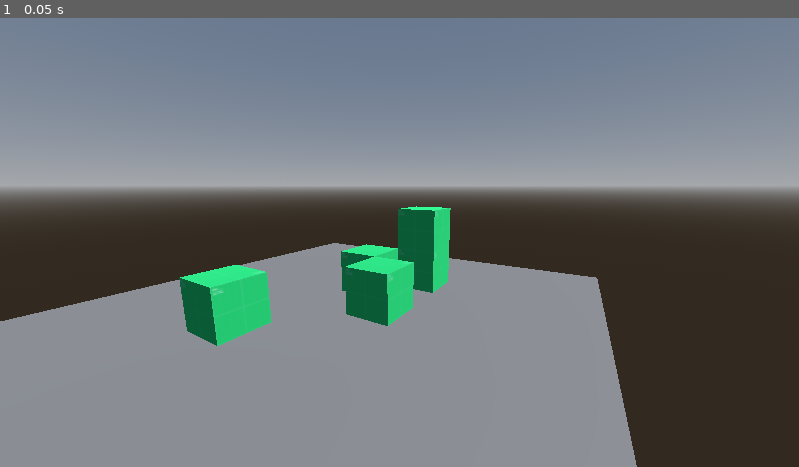
Above: before the commit, frame 1.
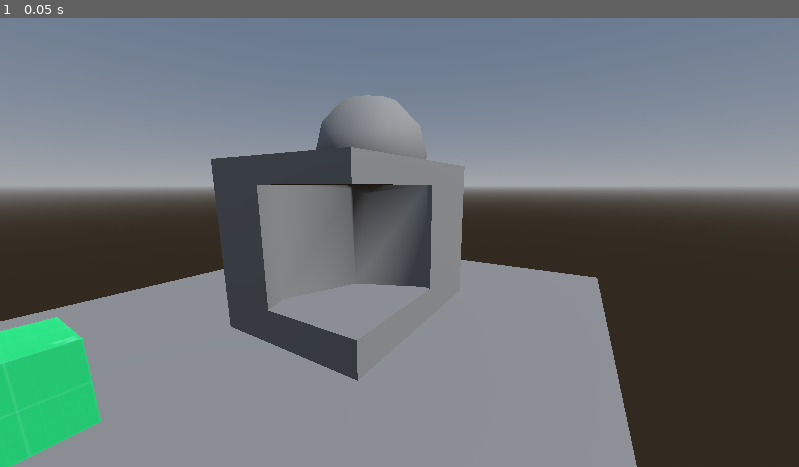
Above: after the commit, the same moment.

Repository: 0x5e8/mold-control
Game: Godot game, scene res://game.tscn
The game is run twice, just before and just after one commit, with the same random seed, the same clock (stepped at 60 frames per second) and the same inputs.
Inputs:
- Up to frame 1 (0.05 s): no input

The runs differ from the first frame. In frame 1, 14% of the frame differs, in the area x 0-59%, y 17-100%.

Commit message:
building class, auo collision managing

Diff:
--- /dev/null
+++ b/building/lab/lab.tscn
@@ -0,0 +1,34 @@
+[gd_scene load_steps=3 format=3 uid="uid://cqiad0it050ig"]
+
+[ext_resource type="Script" path="res://class/Building.gd" id="1_hyoe4"]
+
+[sub_resource type="BoxShape3D" id="BoxShape3D_b8ovc"]
+size = Vector3(4, 3, 3)
+
+[node name="lab" type="StaticBody3D"]
+script = ExtResource("1_hyoe4")
+building_type = 1
+dimension = Vector3i(4, 3, 3)
+
+[node name="collision_shape" type="CollisionShape3D" parent="."]
+transform = Transform3D(1, 0, 0, 0, 1, 0, 0, 0, 1, 2, 1, 1.5)
+shape = SubResource("BoxShape3D_b8ovc")
+
+[node name="CSGCombiner3D2" type="CSGCombiner3D" parent="."]
+transform = Transform3D(1, 0, 0, 0, 1, 0, 0, 0, 1, 2, 0, 1.5)
+
+[node name="CSGCombiner3D" type="CSGCombiner3D" parent="CSGCombiner3D2"]
+
+[node name="CSGBox3D" type="CSGBox3D" parent="CSGCombiner3D2/CSGCombiner3D"]
+transform = Transform3D(1, 0, 0, 0, 1, 0, 0, 0, 1, 0, 1, 0)
+size = Vector3(4, 3, 3)
+
+[node name="CSGCylinder3D" type="CSGCylinder3D" parent="CSGCombiner3D2/CSGCombiner3D"]
+transform = Transform3D(1, 0, 0, 0, 1, 0, 0, 0, 1, -1.55915, 1.08474, 1.3641)
+operation = 2
+radius = 1.864
+height = 1.99217
+
+[node name="CSGSphere3D" type="CSGSphere3D" parent="CSGCombiner3D2"]
+transform = Transform3D(1, 0, 0, 0, 1, 0, 0, 0, 1, 0.609597, 2.70273, -0.111396)
+radius = 1.2
--- a/class/Building.gd
+++ b/class/Building.gd
@@ -1,15 +1,59 @@
 @tool
 class_name Building
-extends Node3D
+extends StaticBody3D
+
+enum BuildingType {
+	DECOR,
+	LAB,
+}
+
+@export var building_type: BuildingType
+@export var dimension: Vector3i = Vector3i(1, 1, 1):
+	set(val):
+		dimension = val
+		update_collision_shape()
+
+enum {
+	MISSING_COLLISION_SHAPE
+}
+var editor_errors = {
+	MISSING_COLLISION_SHAPE: false
+}
 
 func _ready() -> void:
 	self.scale = Vector3(1, 1, 1)
+	update_collision_shape()
+
+func update_collision_shape():
+	# avoid running this function as a class (idk what to call it)
+	if not self.name:
+		return
+
+	if not $collision_shape:
+		return
+
+	if not $collision_shape.shape or not $collision_shape.shape is BoxShape3D:
+		$collision_shape.shape = BoxShape3D.new()
+
+	$collision_shape.shape.size = dimension
+	$collision_shape.position = dimension / 2.0
+	$collision_shape.position.y -= 0.5
 
 func snap_to_grid() -> void:
-	self.position = self.position.snapped(Vector3i(1, 1, 1))
-	self.rotation = self.rotation.snapped(Vector3(PI/2, PI/2, PI/2))
+	self.global_position = self.global_position.snapped(Vector3i(1, 1, 1))
+	self.global_rotation = self.global_rotation.snapped(Vector3(PI/2, PI/2, PI/2))
 
 func _physics_process(_delta: float) -> void:
 	if Engine.is_editor_hint():
 		snap_to_grid()
-		self.scale = Vector3(1, 1, 1)
+
+		editor_errors[MISSING_COLLISION_SHAPE] = not $collision_shape or not $collision_shape is CollisionShape3D
+		update_configuration_warnings()
+
+func _get_configuration_warnings() -> PackedStringArray:
+	var errors = []
+
+	if editor_errors[MISSING_COLLISION_SHAPE]:
+		errors.append("child \"collision_shape\" of type CollisionShape3D not found, consider adding one")
+
+	return errors
--- a/class/Building.tscn
+++ b/class/Building.tscn
@@ -15,8 +15,10 @@
 [node name="Building" type="StaticBody3D"]
 script = ExtResource("1_cij5h")
 
-[node name="CollisionShape3D" type="CollisionShape3D" parent="."]
+[node name="collision_shape" type="CollisionShape3D" parent="."]
+transform = Transform3D(1, 0, 0, 0, 1, 0, 0, 0, 1, 0.5, 0, 0.5)
 shape = SubResource("BoxShape3D_0vm16")
 
 [node name="MeshInstance3D" type="MeshInstance3D" parent="."]
+transform = Transform3D(1, 0, 0, 0, 1, 0, 0, 0, 1, 0.5, 0, 0.5)
 mesh = SubResource("BoxMesh_a58sf")
--- a/game.tscn
+++ b/game.tscn
@@ -1,6 +1,7 @@
-[gd_scene load_steps=7 format=3 uid="uid://bl6kx2v8meotl"]
+[gd_scene load_steps=8 format=3 uid="uid://bl6kx2v8meotl"]
 
 [ext_resource type="PackedScene" uid="uid://pkjgwfcx7x34" path="res://class/Building.tscn" id="2_7bi7w"]
+[ext_resource type="PackedScene" uid="uid://cqiad0it050ig" path="res://building/lab/lab.tscn" id="2_402yj"]
 [ext_resource type="Script" path="res://mouse_controller.gd" id="2_bju7i"]
 
 [sub_resource type="PlaneMesh" id="PlaneMesh_upfmh"]
@@ -16,21 +17,6 @@
 sky = SubResource("Sky_vey25")
 
 [node name="game" type="Node3D"]
-
-[node name="Building" parent="." instance=ExtResource("2_7bi7w")]
-transform = Transform3D(1, 0, 0, 0, 1, 0, 0, 0, 1, 1, 0, 0)
-
-[node name="Building2" parent="." instance=ExtResource("2_7bi7w")]
-transform = Transform3D(1, 0, 0, 0, 1, 0, 0, 0, 1, 2, 1, 1)
-
-[node name="Building3" parent="." instance=ExtResource("2_7bi7w")]
-transform = Transform3D(1, 0, 0, 0, 1, 0, 0, 0, 1, 2, 0, 1)
-
-[node name="Building4" parent="." instance=ExtResource("2_7bi7w")]
-transform = Transform3D(1, 0, 0, 0, 1, 0, 0, 0, 1, -2, 0, -1)
-
-[node name="Building5" parent="." instance=ExtResource("2_7bi7w")]
-transform = Transform3D(1, 0, 0, 0, 1, 0, 0, 0, 1, 0, 0, 1)
 
 [node name="plane" type="MeshInstance3D" parent="."]
 transform = Transform3D(1, 0, 0, 0, 1, 0, 0, 0, 1, 0, -0.5, 0)
@@ -48,3 +34,11 @@
 
 [node name="mouse-controller" type="Node" parent="."]
 script = ExtResource("2_bju7i")
+
+[node name="buildings" type="Node" parent="."]
+
+[node name="lab" parent="buildings" instance=ExtResource("2_402yj")]
+transform = Transform3D(1, 0, 0, 0, 1, 0, 0, 0, 1, -2, 0, -1)
+
+[node name="Building" parent="buildings" instance=ExtResource("2_7bi7w")]
+transform = Transform3D(1, 0, 0, 0, 1, 0, 0, 0, 1, -5, 0, -1)
